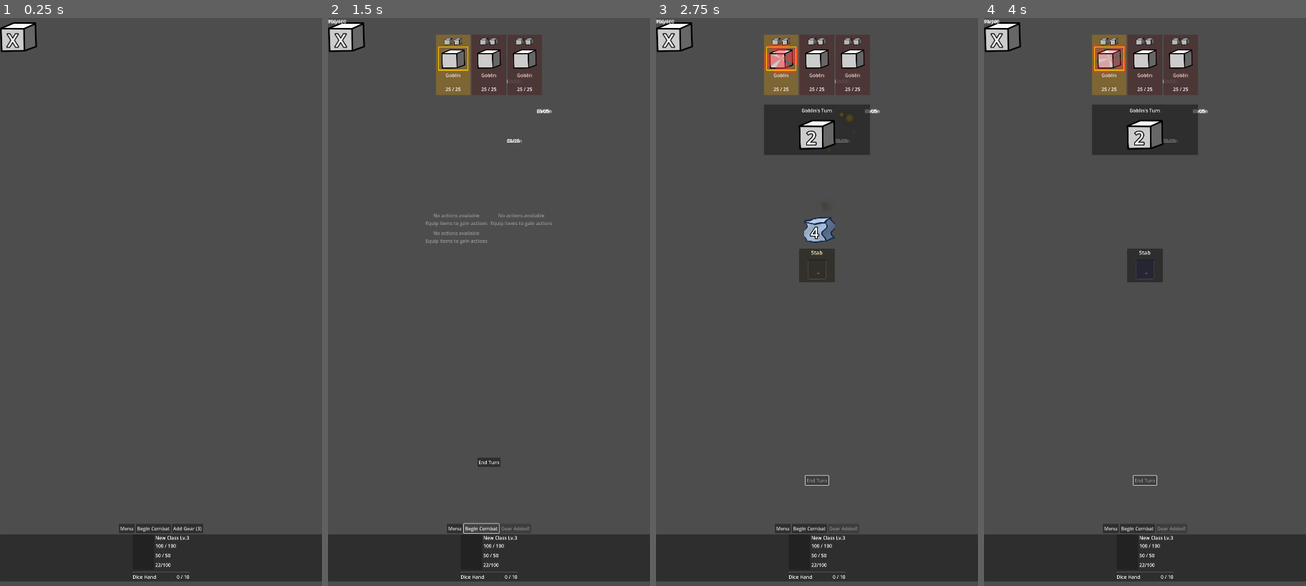
Above: before the commit, frames 1-4 (left to right).
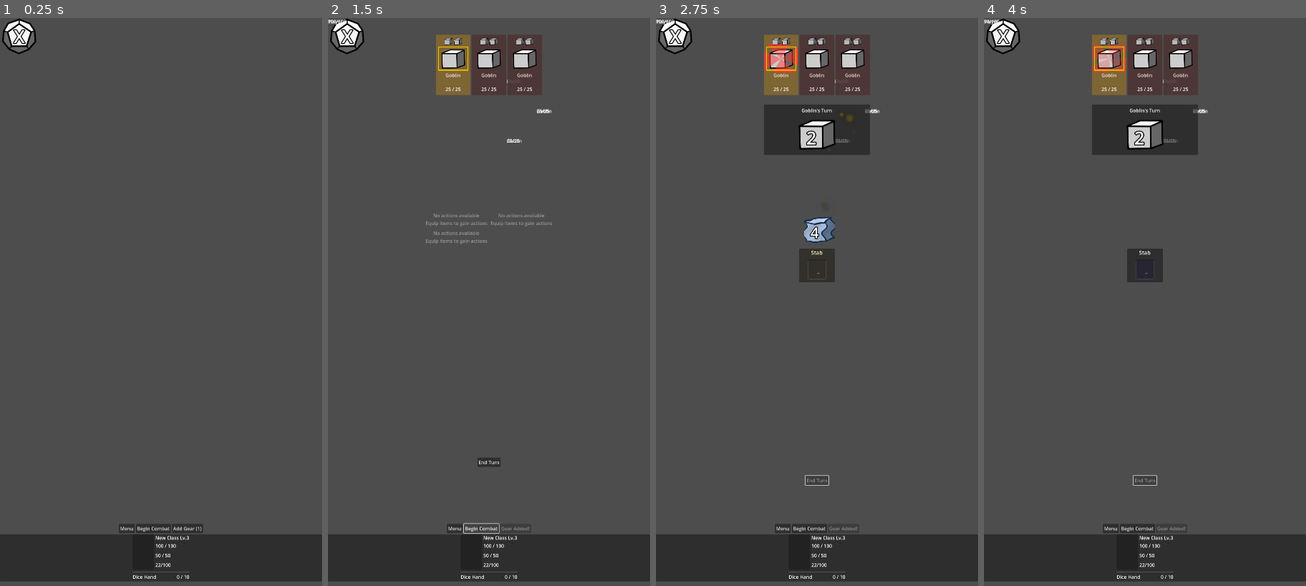
Above: after the commit, the same moments.

Repository: smugmonster66-design/godot-dice-rpg
Game: Godot game, scene res://scenes/ui/components/dice/die_face_d12.tscn
Two runs of this game, one before a commit and one after it. Both use one fixed random seed, a clock stepped at 60 frames per second and the inputs below. This scene is started directly instead of the project's main scene.
Inputs (mouse positions are in pixels of both pictures, inside the frame that each line leads up to):
- Up to frame 1 (0.25 s): no input
- Up to frame 2 (1.5 s): click "Add Gear (3)" (after the commit: "Add Gear (1)") at 0.5 s; click "Begin Combat" at 1.25 s
- Up to frame 3 (2.75 s): click "End Turn" at 2 s
- Up to frame 4 (4 s): tap Enter at 2.75 s; drag from (1109, 63) to (1177, 177) at 2.77 s; drag from (1145, 63) to (1128, 421) at 3.52 s

The runs differ from the first frame. In frame 1, 0.5% of the frame differs, in the area x 0-63%, y 0-91%; in frame 2, 0.5%; in frame 3, 0.5%; in frame 4, 0.5%.

Commit message:
frost hammer update

Diff:
--- /dev/null
+++ b/resources/action_effects/damage_effects/frost/frost_damage_base.tres
@@ -0,0 +1,10 @@
+[gd_resource type="Resource" script_class="ActionEffect" load_steps=2 format=3 uid="uid://danr1s5heb5vy"]
+
+[ext_resource type="Script" uid="uid://dqmfu54osidoc" path="res://scripts/resources/action_effect.gd" id="1_tlee7"]
+
+[resource]
+script = ExtResource("1_tlee7")
+effect_name = "Frost Damage"
+target = 2
+damage_type = 4
+metadata/_custom_type_script = "uid://dqmfu54osidoc"
--- /dev/null
+++ b/resources/action_effects/status_conditions/add_chill_stacks.tres
@@ -0,0 +1,10 @@
+[gd_resource type="Resource" script_class="ActionEffect" load_steps=2 format=3 uid="uid://c6ttp4y2n167w"]
+
+[ext_resource type="Script" uid="uid://dqmfu54osidoc" path="res://scripts/resources/action_effect.gd" id="1_b3pnf"]
+
+[resource]
+script = ExtResource("1_b3pnf")
+effect_name = "Add Chill Stacks - all enemies"
+target = 2
+effect_type = 2
+metadata/_custom_type_script = "uid://dqmfu54osidoc"
--- a/resources/actions/flame_strike.tres
+++ b/resources/actions/flame_strike.tres
@@ -1,6 +1,7 @@
-[gd_resource type="Resource" script_class="Action" load_steps=2 format=3 uid="uid://bssiypid634be"]
+[gd_resource type="Resource" script_class="Action" load_steps=3 format=3 uid="uid://bssiypid634be"]
 
 [ext_resource type="Script" uid="uid://b1kctq61bwysh" path="res://resources/data/action.gd" id="1_e5nns"]
+[ext_resource type="Script" uid="uid://dqmfu54osidoc" path="res://scripts/resources/action_effect.gd" id="1_s011m"]
 
 [resource]
 script = ExtResource("1_e5nns")
--- /dev/null
+++ b/resources/actions/items/weapons/heavy/first/icy_blast_action.tres
@@ -0,0 +1,15 @@
+[gd_resource type="Resource" script_class="Action" load_steps=5 format=3 uid="uid://dichqyjowjanf"]
+
+[ext_resource type="Script" uid="uid://dqmfu54osidoc" path="res://scripts/resources/action_effect.gd" id="1_872f5"]
+[ext_resource type="Resource" uid="uid://danr1s5heb5vy" path="res://resources/action_effects/damage_effects/frost/frost_damage_base.tres" id="2_dmdyt"]
+[ext_resource type="Script" uid="uid://b1kctq61bwysh" path="res://resources/data/action.gd" id="2_ef3gx"]
+[ext_resource type="Resource" uid="uid://c6ttp4y2n167w" path="res://resources/action_effects/status_conditions/add_chill_stacks.tres" id="3_yd0je"]
+
+[resource]
+script = ExtResource("2_ef3gx")
+action_id = "icy_blast"
+action_name = "Icy Blast"
+action_description = "A blast of freezing wind that deals 1D Ice damage to all enemies and applies 3 Chill stacks."
+charge_type = 1
+effects = Array[ExtResource("1_872f5")]([ExtResource("2_dmdyt"), ExtResource("3_yd0je")])
+metadata/_custom_type_script = "uid://b1kctq61bwysh"
--- /dev/null
+++ b/resources/affixes/weapon/heavy weapon affixes/icy_blast_affix.tres
@@ -0,0 +1,10 @@
+[gd_resource type="Resource" script_class="Affix" load_steps=2 format=3 uid="uid://nvqiwprh2rv0"]
+
+[ext_resource type="Script" uid="uid://c8ianog20smkw" path="res://resources/data/affix.gd" id="1_8cptt"]
+
+[resource]
+script = ExtResource("1_8cptt")
+affix_name = "Icy Blast"
+description = "Grants the Icy Blast action. "
+category = 31
+metadata/_custom_type_script = "uid://c8ianog20smkw"
--- a/resources/affixes/weapon/legendary/flareburst_affix.tres
+++ b/resources/affixes/weapon/legendary/flareburst_affix.tres
@@ -6,7 +6,6 @@
 script = ExtResource("1_guntx")
 affix_name = "Flare Burst"
 description = "20% chance to deal +10 Fire damage."
-categories = Array[String](["elemental", "on_hit", "proc"])
 effect_data = {
 "proc_chance": 0.2
 }
--- a/resources/data/equippable_item.gd
+++ b/resources/data/equippable_item.gd
@@ -65,8 +65,10 @@
 # ============================================================================
 # DICE
 # ============================================================================
+# In equippable_item.gd
 @export_group("Dice")
-@export var grants_dice: Array[DieResource.DieType] = []
+## Dice this item grants. Drag DieResource files here (like enemy dice).
+@export var grants_dice: Array[DieResource] = []  # Changed from Array[DieResource.DieType]
 @export var dice_tags: Array[String] = []
 
 # ============================================================================
@@ -234,35 +236,15 @@
 # ============================================================================
 
 func to_dict() -> Dictionary:
-	"""Convert to Dictionary for UI compatibility"""
 	var dict = {
-		"name": item_name,
-		"display_name": item_name,
-		"slot": get_slot_name(),
-		"description": description,
-		"dice": grants_dice.duplicate(),
-		"dice_tags": dice_tags.duplicate(),
-		"is_heavy": is_heavy_weapon(),
-		"icon": icon,
-		"rarity": get_rarity_name()
+		# ... existing fields ...
+		"dice_resources": [],  # Actual DieResource copies
+		"dice_tags": dice_tags
 	}
 
-	# Add affixes as dictionaries for UI display
-	var affixes_data = []
-	for affix in item_affixes:
-		affixes_data.append({
-			"name": affix.affix_name,
-			"display_name": affix.affix_name,
-			"description": affix.description,
-			"category": affix.category,
-			"category_name": affix.get_category_name()
-		})
-
-	if affixes_data.size() > 0:
-		dict["affixes"] = affixes_data
-
-	# Add action if granted
-	if grants_action and action:
-		dict["actions"] = [action.to_dict()]
+	# Add actual dice resources
+	for die in grants_dice:
+		if die:
+			dict["dice_resources"].append(die.duplicate_die())
 
 	return dict
--- a/resources/data/player.gd
+++ b/resources/data/player.gd
@@ -254,14 +254,30 @@
 	return true
 
 func apply_item_dice(item: Dictionary):
-	if not item.has("dice") or not dice_pool:
+	if not dice_pool:
 		return
 
-	var item_dice = item.get("dice", [])
 	var item_name = item.get("name", "Unknown Item")
 	var tags = item.get("dice_tags", [])
 
-	dice_pool.add_dice_from_source(item_dice, item_name, tags)
+	# Check for actual DieResource array (new system)
+	var item_dice = item.get("dice_resources", [])
+	if item_dice.size() > 0:
+		for die_template in item_dice:
+			if die_template is DieResource:
+				var die_copy = die_template.duplicate_die()
+				die_copy.source = item_name
+				for tag in tags:
+					die_copy.add_tag(tag)
+				dice_pool.add_die(die_copy)
+		return
+
+	# Legacy fallback: die types as enums
+	var die_types = item.get("dice", [])
+	if die_types.size() > 0:
+		dice_pool.add_dice_from_source(die_types, item_name, tags)
+
+
 
 func remove_item_dice(item: Dictionary):
 	if not item or not dice_pool:
--- /dev/null
+++ b/resources/dice/item/weapon/epic/d12_frost_hammer_die.tres
@@ -0,0 +1,12 @@
+[gd_resource type="Resource" script_class="DieResource" load_steps=4 format=3 uid="uid://ctsfrcjdr4fmn"]
+
+[ext_resource type="Texture2D" uid="uid://dhiev4ey2efif" path="res://assets/dice/d12s/d12-basic.png" id="1_bvhej"]
+[ext_resource type="Script" uid="uid://s6ivem1wgjrx" path="res://resources/data/dice_affix.gd" id="1_vcewc"]
+[ext_resource type="Script" uid="uid://d3l85pyscg85h" path="res://resources/data/die_resource.gd" id="2_bvhej"]
+
+[resource]
+script = ExtResource("2_bvhej")
+display_name = "Frost Hammer Die"
+die_type = 12
+icon = ExtResource("1_bvhej")
+metadata/_custom_type_script = "uid://d3l85pyscg85h"
--- /dev/null
+++ b/resources/dice/item/weapon/flaming greatsword/d10_flaming_greatsword.tres
@@ -0,0 +1,9 @@
+[gd_resource type="Resource" script_class="DieResource" load_steps=3 format=3 uid="uid://daeqgiro34u58"]
+
+[ext_resource type="Script" uid="uid://s6ivem1wgjrx" path="res://resources/data/dice_affix.gd" id="1_l73cq"]
+[ext_resource type="Script" uid="uid://d3l85pyscg85h" path="res://resources/data/die_resource.gd" id="2_bpppr"]
+
+[resource]
+script = ExtResource("2_bpppr")
+die_type = 10
+metadata/_custom_type_script = "uid://d3l85pyscg85h"
--- /dev/null
+++ b/resources/items/main hand/frost_hammer.tres
@@ -0,0 +1,18 @@
+[gd_resource type="Resource" script_class="EquippableItem" load_steps=6 format=3 uid="uid://dynp53wsejoff"]
+
+[ext_resource type="Script" uid="uid://d3l85pyscg85h" path="res://resources/data/die_resource.gd" id="1_w0p44"]
+[ext_resource type="Resource" uid="uid://ctsfrcjdr4fmn" path="res://resources/dice/item/weapon/epic/d12_frost_hammer_die.tres" id="2_8i1hf"]
+[ext_resource type="Script" uid="uid://gax4pbuq25uv" path="res://resources/data/equippable_item.gd" id="2_rbef4"]
+[ext_resource type="Texture2D" uid="uid://cehygalcjcvxu" path="res://assets/items/weapons/epic/frost-hammer.png" id="3_8i1hf"]
+[ext_resource type="Resource" uid="uid://nvqiwprh2rv0" path="res://resources/affixes/weapon/heavy weapon affixes/icy_blast_affix.tres" id="4_vfvme"]
+
+[resource]
+script = ExtResource("2_rbef4")
+item_name = "Frost Hammer"
+description = "The ice somehow doesn't break when you hit something with it. "
+icon = ExtResource("3_8i1hf")
+rarity = 3
+equip_slot = 6
+manual_first_affix = ExtResource("4_vfvme")
+grants_dice = Array[ExtResource("1_w0p44")]([ExtResource("2_8i1hf")])
+metadata/_custom_type_script = "uid://gax4pbuq25uv"
--- a/scenes/game/map_scene.tscn
+++ b/scenes/game/map_scene.tscn
@@ -7,10 +7,8 @@
 [ext_resource type="Script" uid="uid://cmngrutsjny1t" path="res://scripts/ui/combat/post_combat_summary.gd" id="3_2b48g"]
 [ext_resource type="Script" uid="uid://gax4pbuq25uv" path="res://resources/data/equippable_item.gd" id="3_3c4m5"]
 [ext_resource type="Resource" uid="uid://bd34csdn887p6" path="res://resources/encounters/goblins_basic.tres" id="3_o83tl"]
-[ext_resource type="Resource" uid="uid://dewowlwg6ekcd" path="res://resources/items/head/rusty_helm.tres" id="4_bg5j8"]
-[ext_resource type="Resource" uid="uid://do2lai1diivsb" path="res://resources/items/main hand/flaming_greatsword.tres" id="5_t547c"]
-[ext_resource type="Resource" uid="uid://gmrfuoi5syc7" path="res://resources/items/gloves/agile_gloves.tres" id="8_5osyn"]
 [ext_resource type="PackedScene" uid="uid://cqp8tlucqj7xe" path="res://scenes/ui/map/map_dice_panel.tscn" id="8_bg5j8"]
+[ext_resource type="Resource" uid="uid://dynp53wsejoff" path="res://resources/items/main hand/frost_hammer.tres" id="10_5osyn"]
 
 [node name="MapScene" type="Node2D"]
 script = ExtResource("1_yjpty")
@@ -143,7 +141,7 @@
 layout_mode = 2
 text = "Add Starting Gear"
 script = ExtResource("2_2b48g")
-starting_items = Array[ExtResource("3_3c4m5")]([ExtResource("4_bg5j8"), ExtResource("5_t547c"), ExtResource("8_5osyn")])
+starting_items = Array[ExtResource("3_3c4m5")]([ExtResource("10_5osyn")])
 
 [node name="MapDicePanel" parent="UILayer/VBoxContainer" instance=ExtResource("8_bg5j8")]
 layout_mode = 2
--- a/scenes/ui/components/dice/die_face_d12.tscn
+++ b/scenes/ui/components/dice/die_face_d12.tscn
@@ -1,18 +1,18 @@
 [gd_scene load_steps=3 format=3 uid="uid://bdd66ionmp5y0"]
 
 [ext_resource type="PackedScene" uid="uid://d3857al3f5842" path="res://scenes/ui/components/dice/die_face_base.tscn" id="1_4ao8q"]
-[ext_resource type="Texture2D" uid="uid://bpyoyfpeoa6hb" path="res://assets/dice/D6s/d6-basic.png" id="2_vfbe5"]
+[ext_resource type="Texture2D" uid="uid://dhiev4ey2efif" path="res://assets/dice/d12s/d12-basic.png" id="2_4ao8q"]
 
 [node name="DiceFace" instance=ExtResource("1_4ao8q")]
 
 [node name="TextureRect" parent="." index="0"]
-texture = ExtResource("2_vfbe5")
+texture = ExtResource("2_4ao8q")
 
 [node name="ValueLabel" parent="." index="1"]
-offset_left = 23.0
-offset_top = 32.0
-offset_right = 63.0
-offset_bottom = 115.0
+offset_left = 45.0
+offset_top = 19.0
+offset_right = 85.0
+offset_bottom = 102.0
 theme_override_constants/outline_size = 12
 theme_override_font_sizes/font_size = 60
 text = "X"
--- a/scripts/game/combat_manager.gd
+++ b/scripts/game/combat_manager.gd
@@ -312,14 +312,32 @@
 	"""Start player's turn"""
 	combat_state = CombatState.PLAYER_TURN
 
+	print("🎲 _start_player_turn debug:")
+	print("  player: %s" % player)
+	print("  GameManager.player: %s" % GameManager.player)
+	print("  Same player? %s" % (player == GameManager.player))
+
 	if player and player.dice_pool:
+		print("  player.dice_pool: %s" % player.dice_pool)
+		print("  GameManager.player.dice_pool: %s" % GameManager.player.dice_pool)
+		print("  Same dice_pool? %s" % (player.dice_pool == GameManager.player.dice_pool))
+		print("  POOL size: %d" % player.dice_pool.dice.size())
+		print("  GameManager POOL size: %d" % GameManager.player.dice_pool.dice.size())
+
+		for die in player.dice_pool.dice:
+			print("    - %s from %s" % [die.display_name, die.source])
+
 		player.dice_pool.roll_hand()
+	else:
+		print("  ⚠️ No player (%s) or dice_pool (%s)!" % [player != null, player.dice_pool if player else null])
 
 	if combat_ui:
 		if combat_ui.has_method("on_turn_start"):
 			combat_ui.on_turn_start()
 		if combat_ui.has_method("set_player_turn"):
 			combat_ui.set_player_turn(true)
+
+
 
 func _on_player_end_turn():
 	"""Player ended their turn"""
--- a/scripts/ui/combat/dice_pool_display.gd
+++ b/scripts/ui/combat/dice_pool_display.gd
@@ -49,7 +49,7 @@
 func _on_hand_rolled(_hand: Array):
 	"""Hand was rolled - refresh display"""
 	print("🎲 DicePoolDisplay: hand_rolled signal received")
-	refresh()
+	#refresh()
 
 # ============================================================================
 # DISPLAY
@@ -93,23 +93,22 @@
 		child.queue_free()
 
 func create_die_visual(die: DieResource) -> Control:
-	"""Create a visual representation of a die"""
-	# Check if scene is set
 	if not die_visual_scene:
 		print("  ❌ ERROR: die_visual_scene not set in Inspector!")
 		return null
 
 	var visual = die_visual_scene.instantiate()
 
-	# Initialize it
-	print("    🔧 Calling initialize() on visual...")
-	if visual.has_method("initialize"):
-		visual.initialize(die)  # true = can drag
-		print("      ✅ Initialized with %s" % die.get_display_name())
+	# DieVisual uses set_die(), not initialize()
+	if visual.has_method("set_die"):
+		visual.set_die(die)
+		print("      ✅ set_die() called with %s = %d" % [die.display_name, die.get_total_value()])
 	else:
-		print("      ⚠️ WARNING: DieVisual has no initialize method")
+		print("      ⚠️ WARNING: No set_die method on visual")
 
 	return visual
+
+
 
 
 # ============================================================================
Binary file added: assets/dice/d12s/d12-basic.png
Not shown, added: assets/dice/d12s/d12-basic.png.import
Binary file added: assets/items/weapons/epic/frost-hammer.png
Not shown, added: assets/items/weapons/epic/frost-hammer.png.import
Not shown: 1 places in scenes/game/map_scene.tscn that only renumber resources
